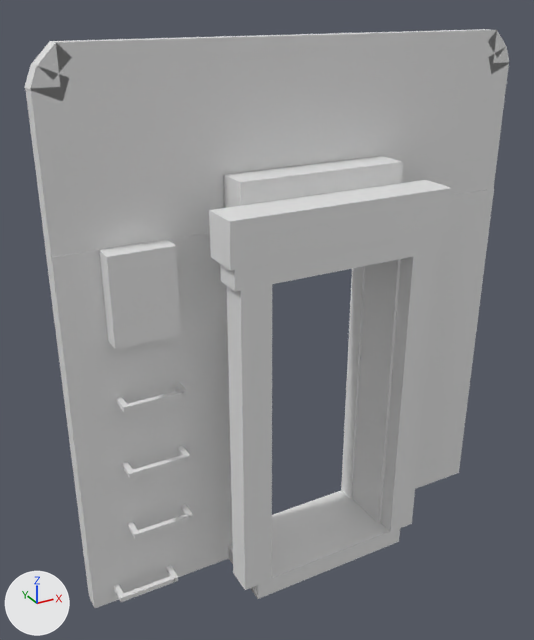
Two versions of the OBJ model src/generated/resources/assets/kuayue/models/block/carriage/carriage25k/end_face/end_face_original_25k_3.obj, one commit apart.
Camera for both pictures: a 50 mm camera at (-1.75, -4.67, 2.52) aimed at (0.24, -1.05, 0.71). The axes (+X, +Y, +Z) are drawn at lower left. The lights are the same throughout. Materials are left out; every surface is plain grey. Where no turn or scale is listed for an object, it has been applied to the vertices. Vertices at the same position are counted once.
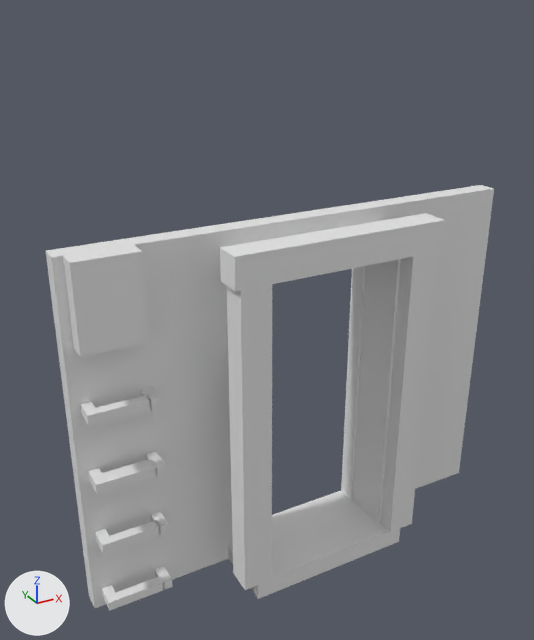
Changed parts and their boxes (x1, y1, x2, y2) in the pictures (534 x 640 px; the box of a moved part takes in the faces that stretch with it):
'cube', reshaped (8% narrower, 26% shorter)
    before: (24, 29, 509, 608)
    after: (46, 185, 494, 611)
part 1 of me_cube, moved or reshaped
    before: (99, 240, 181, 349)
    after: (63, 245, 149, 357)
part 2 of me_cube, added
    after: (146, 451, 166, 476)
part 3 of me_cube, added
    after: (150, 511, 169, 534)
part 4 of me_cube, added
    after: (141, 387, 161, 410)
part 5 of me_cube, added
    after: (155, 566, 173, 590)
part 6 of me_cube, rebuilt (30% taller)
    before: (114, 576, 174, 602)
    after: (102, 577, 165, 611)
part 7 of me_cube, added
    after: (95, 521, 161, 554)
part 8 of me_cube, added
    after: (80, 395, 151, 426)
part 9 of me_cube, added
    after: (88, 459, 157, 494)
part 10 of me_cube, deleted
    before: (24, 29, 509, 582)

The change, as a diff of the scene's bpy script:
```diff
--- a/src/generated/resources/assets/kuayue/models/block/carriage/carriage25k/end_face/end_face_original_25k_3.obj.py
+++ b/src/generated/resources/assets/kuayue/models/block/carriage/carriage25k/end_face/end_face_original_25k_3.obj.py
@@ me_cube @@
 # used by ob_cube; location = (0.0, 0.0, 0.0)
-me_cube.from_pydata(...)  # 240 vertices, 191 faces; spans x -1.0..2.0, y -1.5..-0.94, z -1.0..2.32
+me_cube.from_pydata(...)  # 176 vertices, 143 faces; spans x -1.0..2.0, y -1.49..-0.94, z -1.0..1.31
+# me_cube part 1: the loose piece of 8 vertices spanning x -0.75..-0.38, y -1.19..-1.06, z 0.8..1.31 is moved by (-0.19, 0.0, 0.0)
+# me_cube part 2: a new loose piece, a box spanning x -0.587..-0.525, y -1.219..-1.031, z -0.047..0.016
+# me_cube part 3: a new loose piece, a box spanning x -0.587..-0.525, y -1.203..-1.047, z -0.484..-0.422
+# me_cube part 4: a new loose piece, a box spanning x -0.587..-0.525, y -1.203..-1.047, z 0.391..0.453
+# me_cube part 5: a new loose piece, a box spanning x -0.587..-0.525, y -1.203..-1.047, z -0.922..-0.859
+# me_cube part 6: the loose piece of 14 vertices spanning x -0.86..-0.5, y -1.19..-1.06, z -0.91..-0.87 is rebuilt with 14 vertices and now spans x -0.94..-0.58, y -1.2..-1.05, z -0.92..-0.86
+# me_cube part 7: a new loose piece of 14 vertices spanning x -0.94..-0.58, y -1.2..-1.05, z -0.48..-0.42
+# me_cube part 8: a new loose piece of 14 vertices spanning x -0.94..-0.58, y -1.2..-1.05, z 0.39..0.45
+# me_cube part 9: a new loose piece of 14 vertices spanning x -0.94..-0.58, y -1.22..-1.03, z -0.05..0.02
+# me_cube part 10: 15 loose pieces with 138 vertices, spanning x -1.0..2.0, y -1.5..-0.94, z -0.91..2.32, are deleted
```
